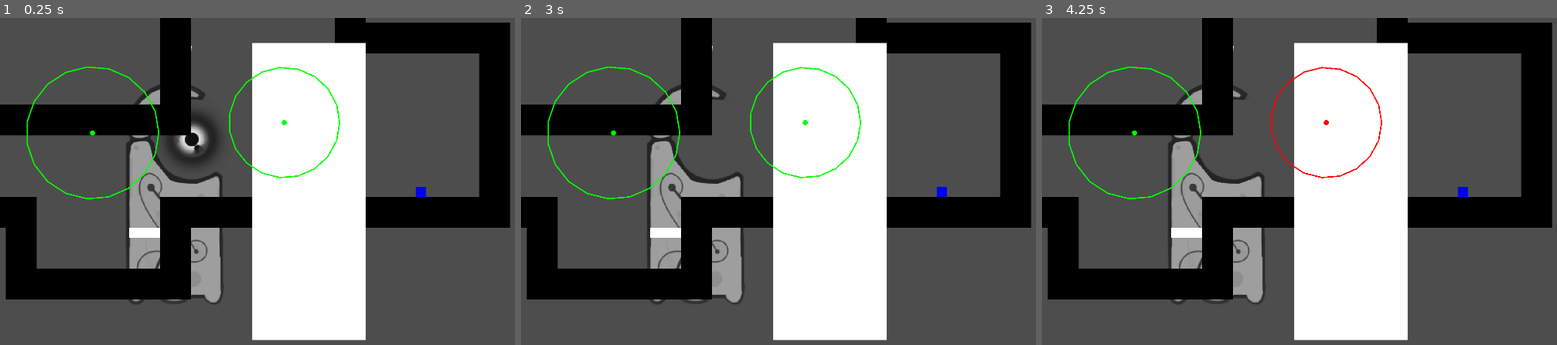
Above: before the commit, frames 1-3 (left to right).
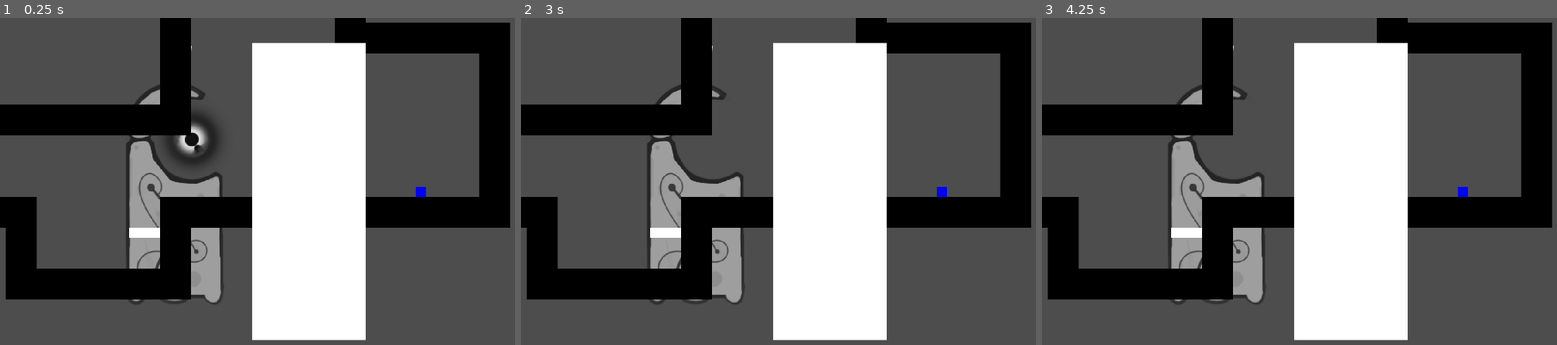
Above: after the commit, the same moments.

Repository: Lukko-Digital/upwell
Game: Godot game, scene res://src/main.tscn
Two runs of this game, one before a commit and one after it. Both use one fixed random seed, a clock stepped at 60 frames per second and the inputs below.
Inputs (mouse positions are in pixels of both pictures, inside the frame that each line leads up to):
- Up to frame 1 (0.25 s): no input
- Up to frame 2 (3 s): tap Enter at 0.5, 2 s; move the mouse to (963, 174) at 0.52 s; hold D (right) 0.53-2.03 s; tap Shift (boost) at 0.6, 1.55, 2.1 s; click (963, 174) at 0.67 s; tap Space (jump) at 0.77, 1.25, 1.52, 2.75 s; move the mouse to (706, 207) at 1.27 s; right-click (706, 207) at 1.35 s; move the mouse to (891, 116) at 2.02 s; hold A (left) 2.03-2.78 s; move the mouse to (799, 259) at 2.77 s; hold D (right) from 2.78 s (still down); tap E (interact) at 2.85 s; click (799, 259) at 2.92 s
- Up to frame 3 (4.25 s): keep holding D (right); tap Space (jump) at 3.02, 3.77 s; tap Shift (boost) at 3.05, 3.8 s; tap Enter at 3.5 s; move the mouse to (1536, 243) at 3.52 s; press the mouse at (1536, 243) at 3.53 s

The runs differ from the first frame. In frame 1, 0.7% of the frame differs, in the area x 5-67%, y 14-56%; in frame 2, 0.7%; in frame 3, 0.7%.
Error in both runs: Attempt to call function 'get_csv_line' in base 'null instance' on a null instance. (res://src/abstract_base_classes/npc.gd:17)

Commit message:
get rid of line drawing hitbox

Diff:
--- a/src/level_elements/artificial_gravity.gd
+++ b/src/level_elements/artificial_gravity.gd
@@ -14,7 +14,7 @@
 	enabled = false
 	queue_redraw()
 
-func _draw() -> void:
-	var color = Color.GREEN if enabled else Color.RED
-	draw_circle(Vector2.ZERO, 4, color)
-	draw_arc(Vector2.ZERO, $CollisionShape2D.shape.radius, 0, TAU, 20, color, 2)
+#func _draw() -> void:
+	#var color = Color.GREEN if enabled else Color.RED
+	#draw_circle(Vector2.ZERO, 4, color)
+	#draw_arc(Vector2.ZERO, $CollisionShape2D.shape.radius, 0, TAU, 20, color, 2)
